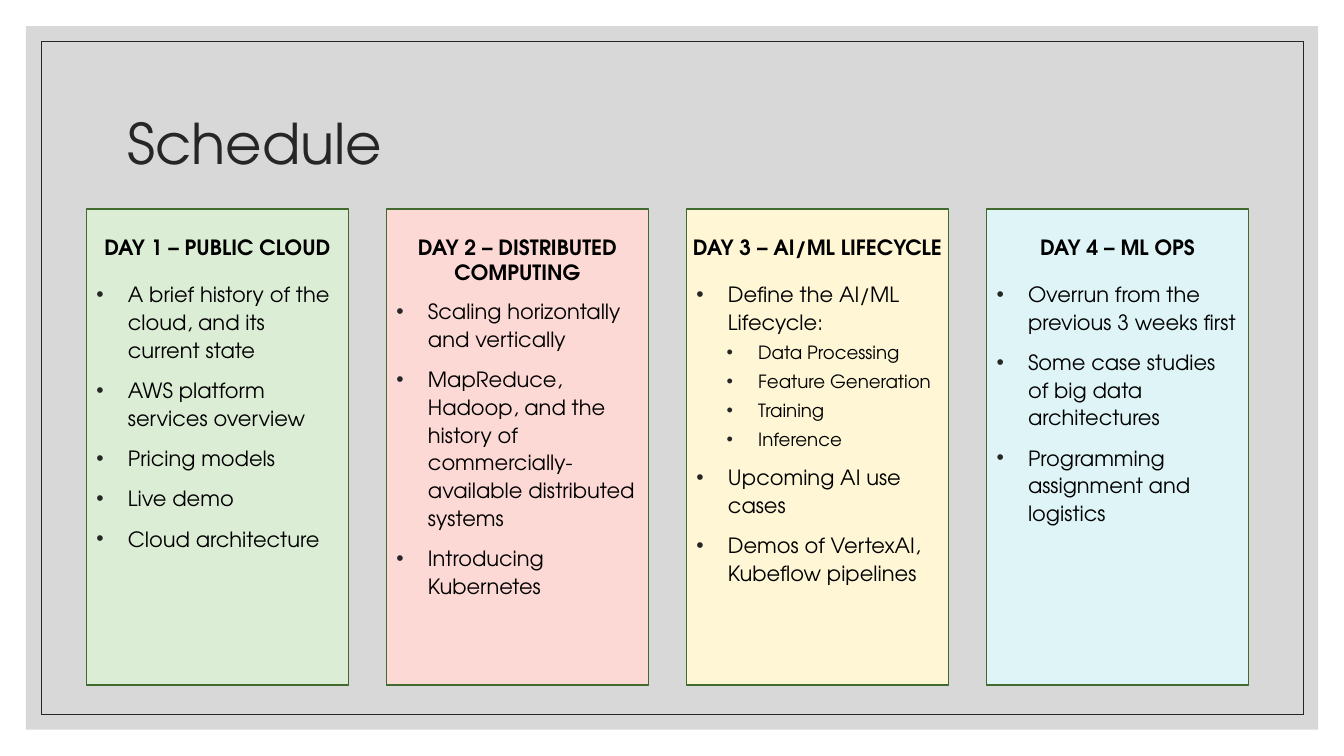
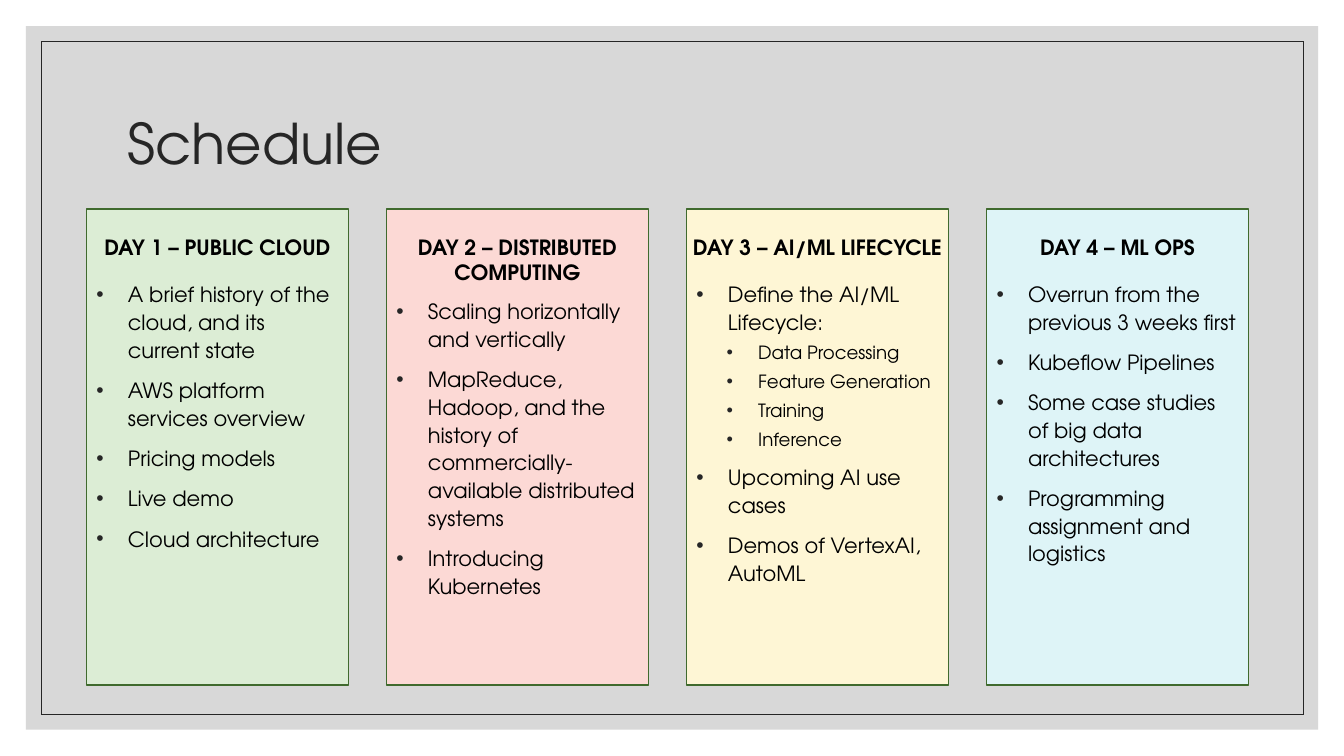
Before and after one commit to apetresc/rotman-ml, a slide deck: slide 2 of Day 3-4.pptx. Drawn at 1344x756 pixels with LibreOffice and Linux fonts; fonts in the diff are those of the drawing. Boxes give left, top, right and bottom in pixels: in the first picture for what was removed or moved away, otherwise in the second. Text is boxed around its words. In the diff, an @@ line names an element or a change of style, - is before the commit and + after.

Commit message:
Update all slide decks

```diff
--- a/Day 3-4.pptx
+++ b/Day 3-4.pptx
@@ text at box(1028, 354, 1215, 374): paragraph added @@
+• Kubeflow Pipelines
@@ text at box(728, 537, 921, 582): text changed @@
-• Demos of VertexAI, Kubeflow pipelines
+• Demos of VertexAI, AutoML
```
Also in this commit, not shown: 2 other slides changed, 6 slides added, 1 slide removed.
